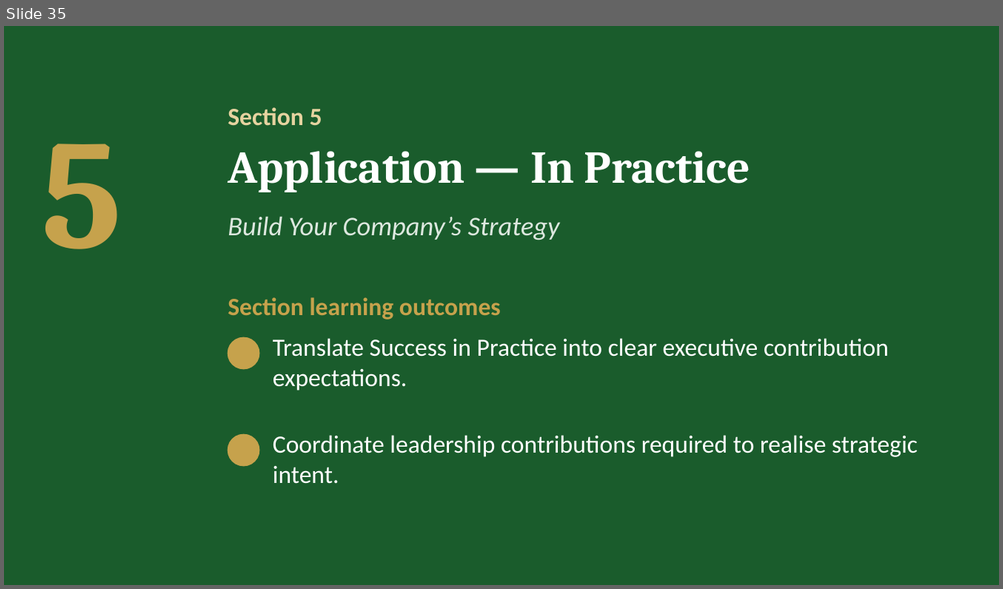
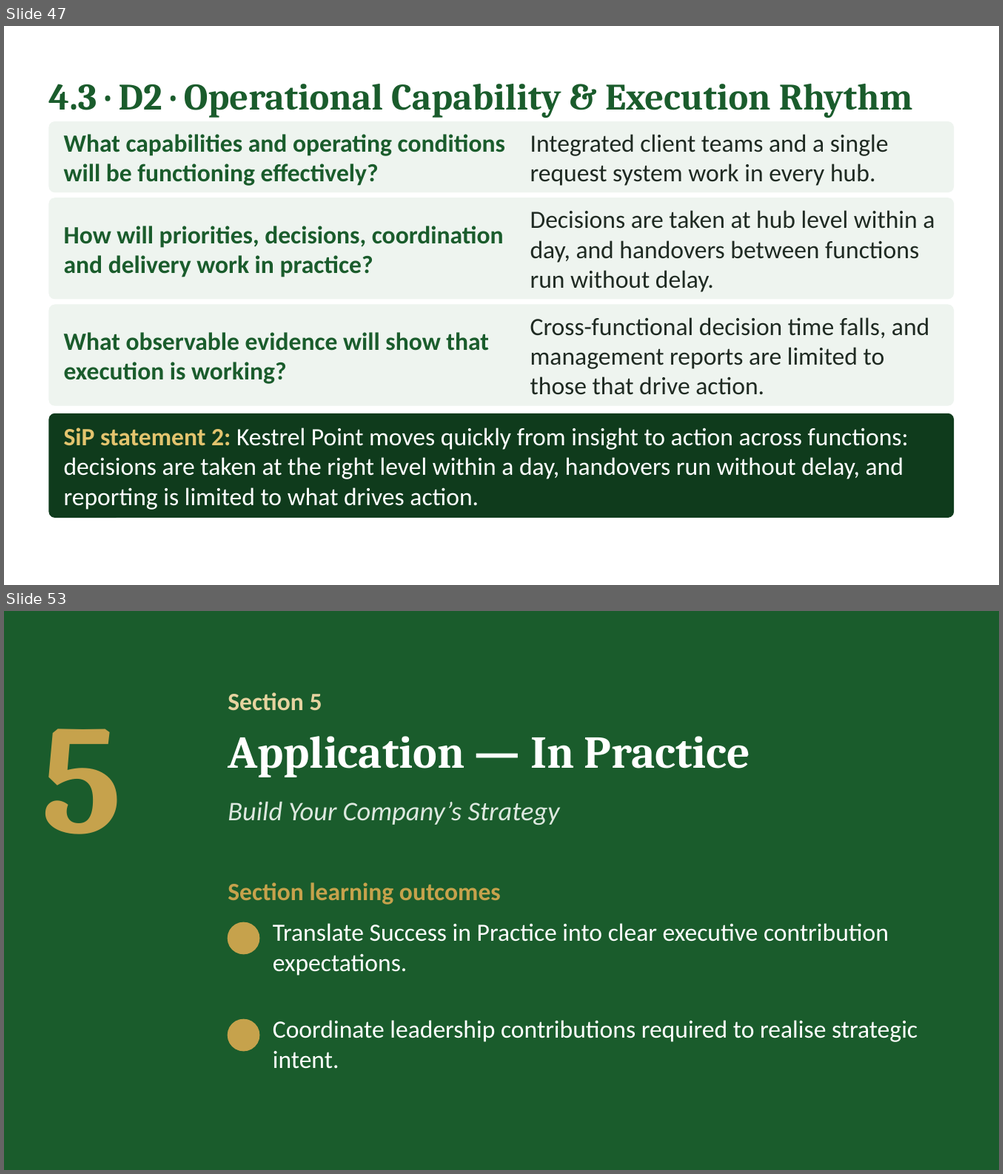
Before and after one commit to IBSL26/ibsl-platform, a slide deck: Unit decks/Unit 02 - Strategy Visioning & Success in Practice (SiP).pptx. Shown one above the other, each under a label of ours: slide 35 before the commit, slides 47 and 53 after it; the slides between them are not shown. The pictures are 1003x589 and 1003x1174 pixels, drawn with LibreOffice and Linux fonts; fonts in the diff are those of the drawing; background and template pictures are left out. Boxes give left, top, right and bottom in pixels: in the first picture for what was removed or moved away, otherwise in the second. Text is boxed around its words. In the diff, an @@ line names an element or a change of style, - is before the commit and + after.

```diff
--- a/Unit decks/Unit 02 - Strategy Visioning & Success in Practice (SiP).pptx
+++ b/Unit decks/Unit 02 - Strategy Visioning & Success in Practice (SiP).pptx
@@ slide 47 added at (x1=4, y1=26, x2=999, y2=585), background #FFFFFF @@
@@ text added at (x1=48, y1=84, x2=913, y2=118), 36 pt, text #1A5C2C, bold @@
+4.3 · D2 · Operational Capability & Execution Rhythm
@@ rounded rectangle added at (x1=48, y1=121, x2=954, y2=192), fill #EEF4EF @@
@@ text added at (x1=64, y1=134, x2=505, y2=186), 24 pt, text #1A5C2C, bold @@
+What capabilities and operating conditions will be functioning effectively?
@@ text added at (x1=530, y1=134, x2=888, y2=186), 24 pt, text #1F2A22 @@
+Integrated client teams and a single request system work in every hub.
@@ rounded rectangle added at (x1=48, y1=198, x2=954, y2=299), fill #EEF4EF @@
@@ text added at (x1=530, y1=210, x2=934, y2=292), 24 pt, text #1F2A22 @@
+Decisions are taken at hub level within a day, and handovers between functions run without delay.
@@ text added at (x1=64, y1=226, x2=504, y2=278), 24 pt, text #1A5C2C, bold @@
+How will priorities, decisions, coordination and delivery work in practice?
@@ rounded rectangle added at (x1=48, y1=304, x2=954, y2=406), fill #EEF4EF @@
@@ text added at (x1=64, y1=332, x2=489, y2=384), 24 pt, text #1A5C2C, bold @@
+What observable evidence will show that execution is working?
@@ text added at (x1=530, y1=318, x2=929, y2=395), 24 pt, text #1F2A22 @@
+Cross-functional decision time falls, and management reports are limited to those that drive action.
@@ rounded rectangle added at (x1=48, y1=414, x2=954, y2=518), fill #0F3B1C @@
@@ text added at (x1=64, y1=428, x2=908, y2=510), 24 pt, text #FFFFFF @@
+SiP statement 2: Kestrel Point moves quickly from insight to action across functions: decisions are taken at the right level within a day, handovers run without delay, and reporting is limited to what drives action.
@@ what was slide 35 is now slide 53 @@
```
Also in this commit, not shown: 3 slides changed, 22 other slides added, 5 slides removed.
